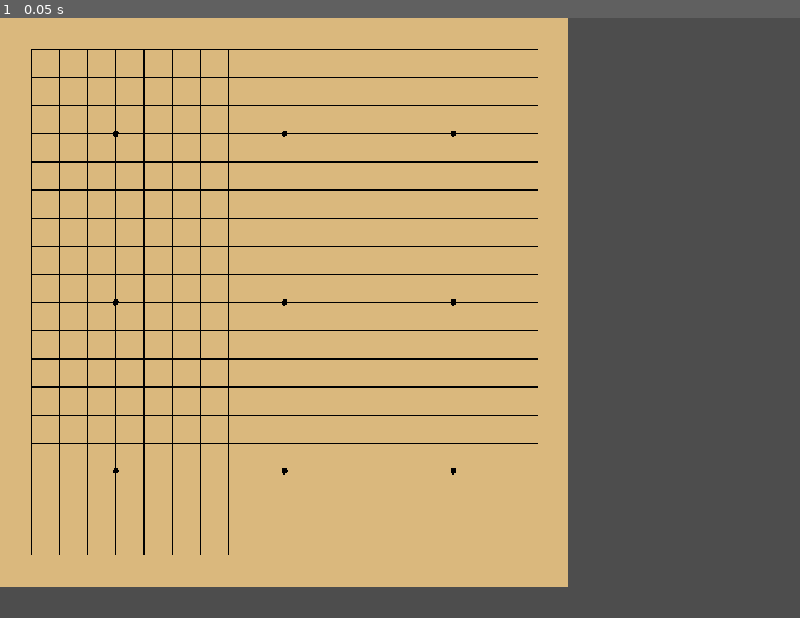
Above: before the commit, frame 1.
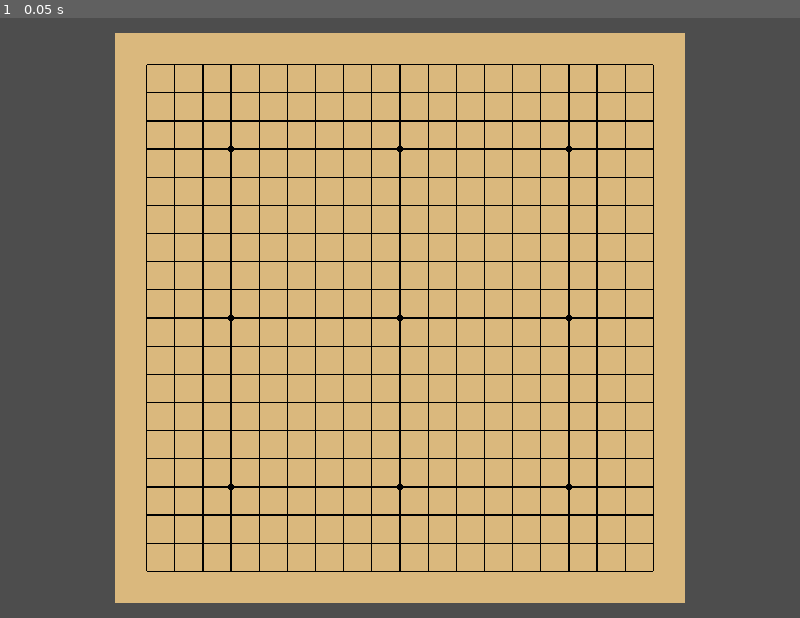
Above: after the commit, the same moment.

Repository: SSSxSSSxSSS/WeiQi
Game: Godot game, scene res://src/scenes/board_test.tscn
Same seed, same stepped clock (60 frames per second), same inputs: the game is played once before the commit and once after it. The project has no main scene, so this scene is started directly.
Inputs:
- Up to frame 1 (0.05 s): no input

The runs differ from the first frame. In frame 1, 37% of the frame differs, in the area x 0-86%, y 0-98%.

Commit message:
fix(ui): BoardRenderer 自动居中，适配窗口大小

Diff:
--- a/src/ui/board_renderer.gd
+++ b/src/ui/board_renderer.gd
@@ -12,6 +12,15 @@
 
 func _init() -> void:
     _board = Board.new()
+
+func _ready() -> void:
+    _center_board()
+
+## 让棋盘在视窗中居中
+func _center_board() -> void:
+    var viewport_size := get_viewport().get_visible_rect().size
+    var total_size := BOARD_PADDING * 2 + BOARD_SIZE_PX
+    position = (viewport_size - Vector2(total_size, total_size)) / 2.0
 
 ## 绑定棋盘数据
 func set_board(board: Board) -> void:
